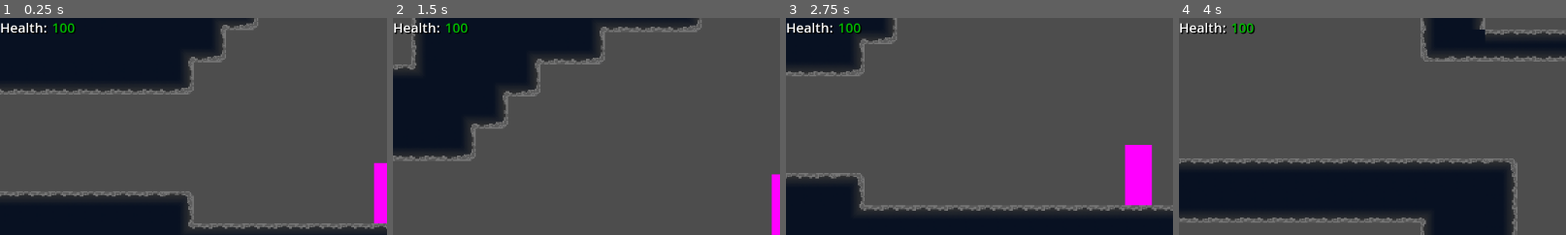
Above: before the commit, frames 1-4 (left to right).
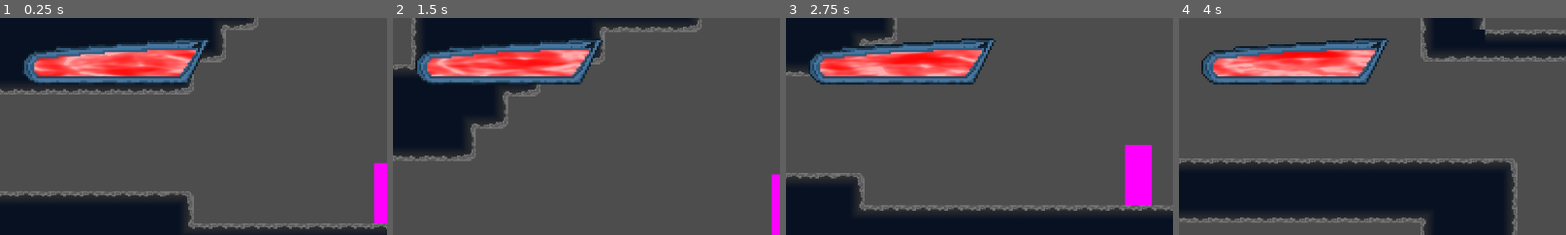
Above: after the commit, the same moments.

Repository: thebrightspark/PirateJam16-Game
Game: Godot game, scene res://Levels/main_test.tscn
The game is run twice, just before and just after one commit, with the same random seed, the same clock (stepped at 60 frames per second) and the same inputs.
Inputs:
- Up to frame 1 (0.25 s): no input
- Up to frame 2 (1.5 s): hold D (Right) from 0.53 s (still down); tap Space (Jump) at 0.77 s
- Up to frame 3 (2.75 s): tap Space (Jump) at 1.52 s; release D (Right) at 2.03 s; hold A (Left) from 2.03 s (still down)
- Up to frame 4 (4 s): release A (Left) at 2.78 s; hold D (Right) from 2.78 s (still down); tap Space (Jump) at 3.02, 3.77 s
The pictures show only the part of the screen within x 0-50%, y 0-50%; the shares and areas given below are measured in that part.

The runs differ from the first frame. In frame 1, 8.1% of the frame differs, in the area x 0-54%, y 2-30%; in frame 2, 8.2%; in frame 3, 8.7%; in frame 4, 9.0%, in the area x 0-55%, y 2-31%.

Commit message:
Updated the healthbar to be a visual element

Diff:
--- /dev/null
+++ b/Assets/UI/InGame/HealthBar/HealthBar_Mat.tres
@@ -0,0 +1,26 @@
+[gd_resource type="ShaderMaterial" load_steps=4 format=3 uid="uid://pais1s00m6mt"]
+
+[ext_resource type="Shader" path="res://Assets/UI/InGame/HealthBar/HealthBar_Shader.gdshader" id="1_0g0bh"]
+[ext_resource type="Texture2D" uid="uid://cegnwgaikhhjj" path="res://Assets/UI/InGame/HealthBar/HealthBar_FillMask.png" id="2_fnvve"]
+[ext_resource type="Texture2D" uid="uid://bwf15wnerltt7" path="res://Assets/UI/InGame/HealthBar/HealthBar_Overlay.png" id="3_6g2m7"]
+
+[resource]
+shader = ExtResource("1_0g0bh")
+shader_parameter/pixel_size = 1
+shader_parameter/bg_color = Color(0, 0, 0, 1)
+shader_parameter/uv_scale = 1.0
+shader_parameter/percentage = 1.0
+shader_parameter/speed = 0.35
+shader_parameter/wave_1_speed = -1.0
+shader_parameter/wave_2_speed = 1.0
+shader_parameter/wave_1_freq = 1.2
+shader_parameter/wave_2_freq = 1.0
+shader_parameter/wave_1_amp = 0.015
+shader_parameter/wave_2_amp = 0.01
+shader_parameter/sun_dir = Vector3(-0.2, 0.4, 1)
+shader_parameter/water_colour = Color(1, 0, 0, 1)
+shader_parameter/foam_colour = Color(1, 0.392157, 0.392157, 1)
+shader_parameter/sky_colour = Color(1, 0.690196, 0.694118, 1)
+shader_parameter/specular_colour = Color(1, 0.666667, 0.666667, 1)
+shader_parameter/health_bar_overlay = ExtResource("3_6g2m7")
+shader_parameter/health_bar_mask = ExtResource("2_fnvve")
--- /dev/null
+++ b/Assets/UI/InGame/HealthBar/HealthBar_Shader.gdshader
@@ -0,0 +1,134 @@
+shader_type canvas_item;
+
+#define iResolution 1.0/SCREEN_PIXEL_SIZE
+#define iTime TIME
+#define fragColor COLOR
+
+uniform sampler2D health_bar_overlay: filter_nearest;
+uniform sampler2D health_bar_mask: filter_nearest;
+
+uniform int pixel_size = 1;
+uniform vec4 bg_color: source_color;
+uniform float uv_scale : hint_range(0.0, 10.0, 0.1) = 1.0;
+uniform float percentage: hint_range(0.0, 1.0) = 1.0;
+uniform float speed = 1.0;
+
+uniform float wave_1_speed = -1.0;
+uniform float wave_2_speed = 1.0;
+
+uniform float wave_1_freq = 1.2;
+uniform float wave_2_freq = 1.0;
+
+uniform float wave_1_amp = 0.015;
+uniform float wave_2_amp = 0.01;
+
+uniform vec3 sun_dir = vec3(-0.2, 0.4, 1.0);
+uniform vec4 water_colour : source_color = vec4(0.2, 0.4, 0.6, 1.0);
+uniform vec4 foam_colour : source_color = vec4(0.8, 0.9, 1.0, 1.0);
+uniform vec4 sky_colour : source_color = vec4(0.2, 0.6, 0.8, 1.0);
+uniform vec4 specular_colour : source_color = vec4(1.0, 1.0, 1.0, 1.0);
+
+vec2 hash( vec2 p ) // replace this by something better
+{
+    p = vec2( dot(p,vec2(127.1,311.7)), dot(p,vec2(269.5,183.3)) );
+    return -1.0 + 2.0*fract(sin(p)*43758.5453123);
+}
+
+vec4 wave( vec2 uv, vec4 wave_color, float level, float freq, float amp, float sin_shift, float speed1 ){
+	float sinus = sin( (uv.x + sin_shift + TIME * speed1) * freq) * amp;
+	float shifted_level = ( 1.0 + 2.0 * amp ) * level - amp; //shift to completely hide or fill
+	float treshold = step( 1.0 - sinus - shifted_level, uv.y);
+	return wave_color * treshold;
+}
+
+float noise( in vec2 p )
+{
+    const float K1 = 0.366025404; // (sqrt(3)-1)/2;
+    const float K2 = 0.211324865; // (3-sqrt(3))/6;
+
+    vec2  i = floor( p + (p.x+p.y)*K1 );
+    vec2  a = p - i + (i.x+i.y)*K2;
+    float m = step(a.y,a.x);
+    vec2  o = vec2(m,1.0-m);
+    vec2  b = a - o + K2;
+    vec2  c = a - 1.0 + 2.0*K2;
+    vec3  h = max( 0.5-vec3(dot(a,a), dot(b,b), dot(c,c) ), 0.0 );
+    vec3  n = h*h*h*h*vec3( dot(a,hash(i+0.0)), dot(b,hash(i+o)), dot(c,hash(i+1.0)));
+    return dot( n, vec3(70.0) );
+}
+
+#define MAX_WAVES 4
+#define SUPERPOSITION 4
+#define TAU 6.28318
+#define PHI 1.618
+
+// closed form normal would increase performance a lot
+float height(vec2 p, float t) {
+    float acc = 0.0;
+    for (int i = 0; i < MAX_WAVES; i++) {
+    for (int j = 0; j < SUPERPOSITION; j++) {
+        int seed = i + 5*j;
+        //float theta = TAU * noise(vec2(0.01 * t, 10.0*float(i)));
+        float theta = TAU * PHI * 10.0*float(seed);
+        float up = cos(theta) * p.x - sin(theta) * p.y;
+        float vp = sin(theta) * p.x + cos(theta) * p.y;
+        //float initial_phase = TAU * noise(vec2(0.0, 2.0*float(i))) + cos(vp);
+        float initial_phase = TAU * PHI * float(seed);
+        //float k = pow(2.0, float(i)*0.1) + 0.5;
+        //float k = pow(2.0, 1.0 + 0.4*float(i));
+        float k = pow(2.0, float(i));
+        //float k = float(i+1);
+        float phase = initial_phase + up*k + cos(vp) + 3.0*t + 0.5*k*t;
+        // its kinda like choose your artifacts, probably use noise for vp
+        float A = cos(phase)/(k*k);
+        acc += A;
+    }}
+    return acc;
+}
+vec4 hn_fdm(vec2 p, float t) {
+  float h = height(p, t);
+  vec2 vx = vec2(0.1, 0.0);
+  vec2 vy = vec2(0.0, 0.1);
+  float hx = height(p+vx, t);
+  float hy = height(p+vy, t);
+  float dx = (hx - h);
+  float dy = (hy - h);
+  // vec3 norm = normalize(vec3(-dx, -dy, dx+dy));
+  // vec3 norm = normalize(vec3(-dx/vx.x, -dy/vy.y, 1.0));
+
+  vec3 v1 = normalize(vec3(vx.x, 0.0, dx));
+  vec3 v2 = normalize(vec3(0.0, vy.y, dy));
+  vec3 norm = cross(v1, v2);
+
+  return vec4(norm, h);
+}
+
+void fragment()
+{
+    vec2 uv = UV;
+    vec2 uv_screen = (uv - 0.5) * uv_scale;
+
+    vec4 nh = hn_fdm(uv_screen* 10.0, iTime * speed);
+    float h = nh.w;
+    vec3 norm = nh.xyz;
+
+    if (dot(sun_dir, norm) > 0.98) {
+        fragColor = specular_colour;
+    } else {
+        fragColor = mix(water_colour, sky_colour, dot(norm, normalize(vec3(0.0, 0.2, 1.0))));
+    }
+	vec2 uv2 = vec2(UV.y, 1.0-UV.x);
+	vec4 shadowWaveColor = fragColor * 0.6;
+	shadowWaveColor.a = 1.0;
+	vec4 wave1 = wave(uv2, shadowWaveColor, percentage, wave_1_freq, wave_1_amp, 0.0, wave_1_speed);
+	vec4 wave2 = wave(uv2, fragColor, percentage, wave_2_freq, wave_2_amp, 0.7785*TIME, wave_2_speed);
+	vec4 combined_waves = mix(wave1, wave2, wave2.a);
+	vec4 health_bar = mix( bg_color, combined_waves, combined_waves.a );
+	health_bar.a = texture(health_bar_mask, UV).a;
+
+	vec4 health_bar_border = texture(health_bar_overlay, UV);
+	COLOR = mix( health_bar_border, health_bar, health_bar.a);
+	//COLOR.a = texture(health_bar_mask, UV).a;
+	//COLOR = texture(health_bar_mask, UV);
+	//fragColor.a = step(UV.x, percentage);
+}
--- a/Overlay/overlay.tscn
+++ b/Overlay/overlay.tscn
@@ -1,8 +1,9 @@
-[gd_scene load_steps=6 format=3 uid="uid://b3rfpyeibw7w2"]
+[gd_scene load_steps=7 format=3 uid="uid://b3rfpyeibw7w2"]
 
 [ext_resource type="Script" path="res://Overlay/overlay.gd" id="1_a2ovv"]
 [ext_resource type="LabelSettings" uid="uid://bfaraencvmagc" path="res://Overlay/overlay_label_settings.tres" id="2_qb3k6"]
 [ext_resource type="LabelSettings" uid="uid://dvu487aqvh00u" path="res://Overlay/overlay_health_label_settings.tres" id="3_e61ij"]
+[ext_resource type="Material" uid="uid://pais1s00m6mt" path="res://Assets/UI/InGame/HealthBar/HealthBar_Mat.tres" id="4_7y04t"]
 
 [sub_resource type="Gradient" id="Gradient_bd0xy"]
 interpolation_mode = 2
@@ -17,13 +18,25 @@
 health_gradient = SubResource("GradientTexture1D_qmj6e")
 
 [node name="HealthLabel" type="Label" parent="."]
+visible = false
 offset_right = 40.0
 offset_bottom = 23.0
 text = "Health:"
 label_settings = ExtResource("2_qb3k6")
 
 [node name="HealthValueLabel" type="Label" parent="."]
+visible = false
 offset_left = 77.0
 offset_right = 147.0
 offset_bottom = 28.0
 label_settings = ExtResource("3_e61ij")
+
+[node name="HealthBar" type="ColorRect" parent="."]
+texture_filter = 1
+texture_repeat = 1
+material = ExtResource("4_7y04t")
+custom_minimum_size = Vector2(95, 24)
+offset_left = 30.0
+offset_top = 30.0
+offset_right = 315.0
+offset_bottom = 102.0
Binary file added: Assets/UI/InGame/HealthBar/HealthBar_FillMask.png
Not shown, added: Assets/UI/InGame/HealthBar/HealthBar_FillMask.png.import
Binary file added: Assets/UI/InGame/HealthBar/HealthBar_Overlay.png
Not shown, added: Assets/UI/InGame/HealthBar/HealthBar_Overlay.png.import
